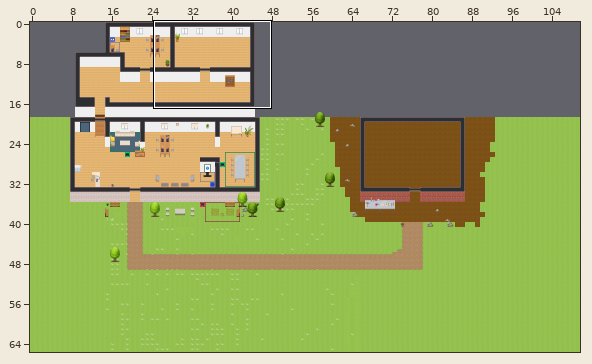
Tiled map (JSON) -- maps/map.json. Above: a wide view before the commit, with the close-up outlined.
Close-up. Before the commit:
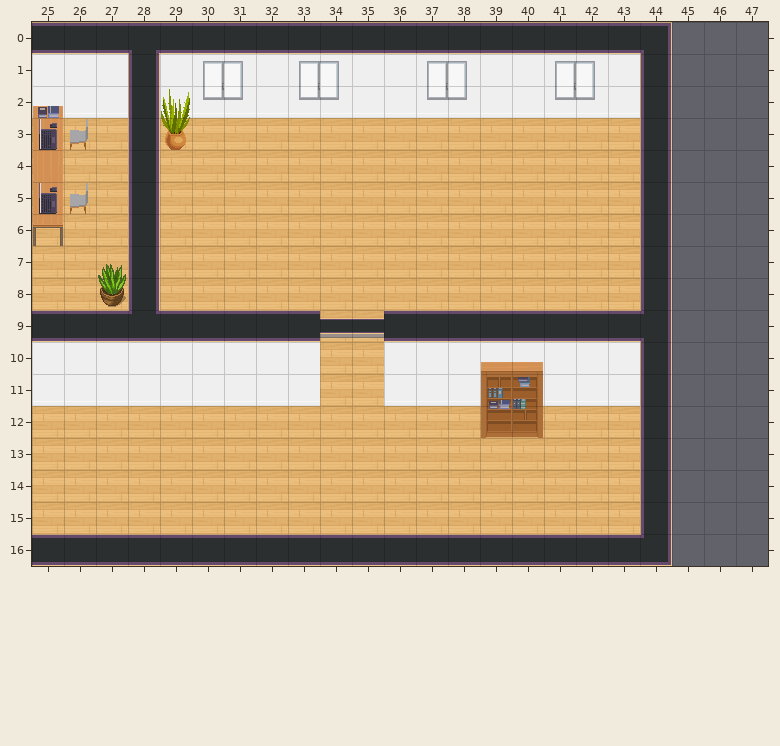
Cells are 32x32 px. Shown: x 25..47, y 0..16. The commit also changed other parts of the map, which this record leaves out.
And afterwards:
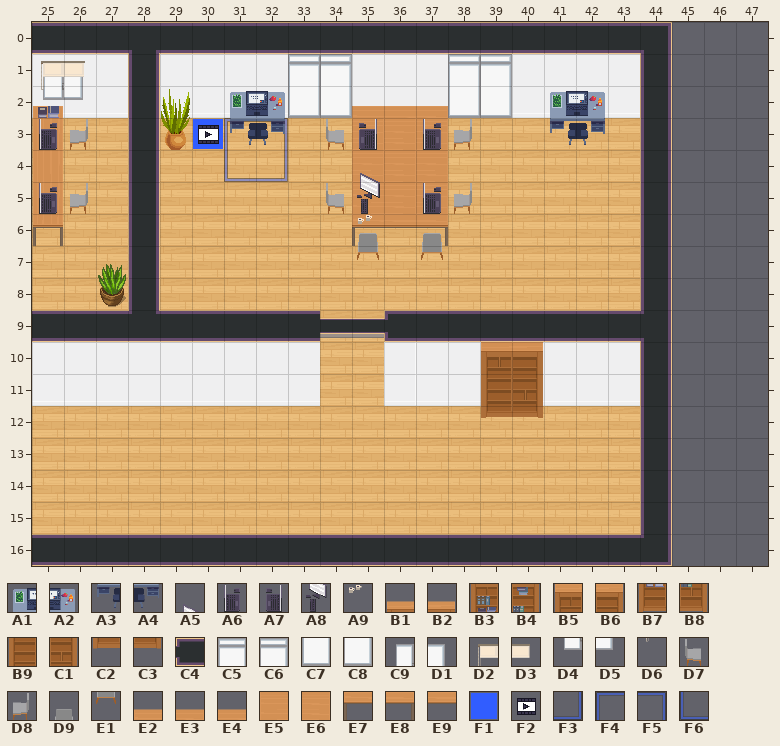
Key: from "MegaPixelArt32x32pxIcons_Sprit": A1 343, A2 344, A3 357, A4 358; from "WA_Miscellaneous": A5 21, A6 24, A7 25, A8 31, A9 58; from "WA_Other_Furniture": B1 0, B2 1, B3 12, B4 13, B5 14, B6 15, B7 24, B8 25, B9 26, C1 27, C2 38, C3 39; from "WA_Room_Builder": C4 65, C5 732, C6 733, C7 757, C8 758, C9 775, D1 776, D2 779, D3 780, D4 800, D5 801, D6 804; from "WA_Seats": D7 119, D8 120, D9 126, E1 139; from "WA_Tables": E2 0, E3 1, E4 3, E5 10, E6 11, E7 20, E8 21, E9 23; from "WA_User_Interface": F1 3, F2 15, F3 64, F4 200, F5 201, F6 203.
__ is an empty cell.
What changed:
{"where": "layer \"aboveFloor\""}
{"y":3,"x":30,"old":"__ __ __","new":"F1 F4 F5"}
{"y":4,"x":31,"old":"__ __","new":"F6 F3"}
{"where": "layer \"belowFurniture\""}
{"y":3,"x":30,"old":"__","new":"F2"}
{"where": "layer \"furniture\""}
{"y":1,"x":25,"old":"__ __","new":"C9 D1"}
{"y":1,"x":30,"old":"C9 D1","new":"__ __"}
{"y":1,"x":33,"old":"C9 D1","new":"C5 C6"}
{"y":1,"x":37,"old":"C9 D1 __","new":"__ C5 C6"}
{"y":1,"x":41,"old":"C9 D1","new":"__ __"}
{"y":2,"x":25,"old":"__ __","new":"D4 D5"}
{"y":2,"x":30,"old":"D4 D5 __ D4 D5 __ __ D4 D5 __","new":"__ A1 A2 C7 C8 E2 E4 E3 C7 C8"}
{"y":2,"x":41,"old":"D4 D5","new":"A1 A2"}
{"y":3,"x":31,"old":"__ __","new":"A3 A4"}
{"y":3,"x":34,"old":"__ __ __ __ __","new":"D7 E6 E6 E6 D8"}
{"y":3,"x":41,"old":"__ __","new":"A3 A4"}
{"y":4,"x":35,"old":"__ __ __","new":"E6 E6 E6"}
{"y":5,"x":34,"old":"__ __ __ __ __","new":"D7 E5 E6 E6 D8"}
{"y":6,"x":35,"old":"__ __ __","new":"E7 E9 E8"}
{"y":10,"x":39,"old":"B1 B2","new":"B5 B6"}
{"y":11,"x":39,"old":"B3 B4","new":"B9 C1"}
{"y":12,"x":39,"old":"B7 B8","new":"C2 C3"}
{"where": "layer \"aboveFurniture\""}
{"y":1,"x":25,"old":"__ __","new":"D2 D3"}
{"y":2,"x":25,"old":"__","new":"D6"}
{"y":3,"x":35,"old":"__","new":"A7"}
{"y":3,"x":37,"old":"__","new":"A6"}
{"y":4,"x":35,"old":"__","new":"A5"}
{"y":5,"x":35,"old":"__","new":"A8"}
{"y":5,"x":37,"old":"__","new":"A6"}
{"y":6,"x":35,"old":"__","new":"A9"}
{"where": "layer \"abovePlayer1\""}
{"y":6,"x":35,"old":"__","new":"D9"}
{"y":6,"x":37,"old":"__","new":"D9"}
{"y":7,"x":35,"old":"__","new":"E1"}
{"y":7,"x":37,"old":"__","new":"E1"}
{"y":9,"x":36,"old":"__","new":"C4"}
{"label":"added","picture_box":[41,61,85,100]}
{"label":"changed","picture_box":[193,54,512,260]}
{"label":"changed","picture_box":[550,61,605,145]}
{"label":"added","picture_box":[384,311,388,341]}
{"label":"changed","picture_box":[481,342,543,438]}
